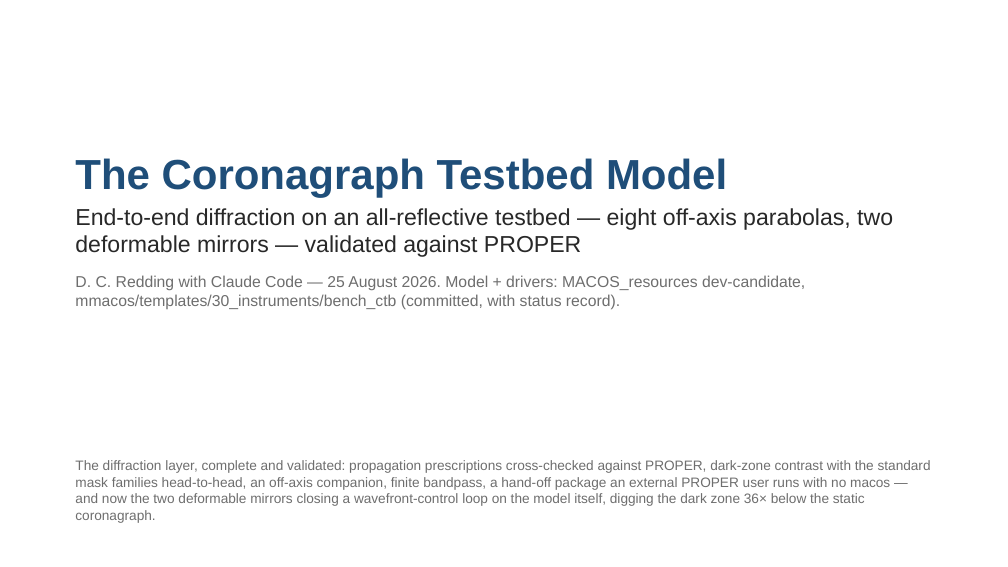
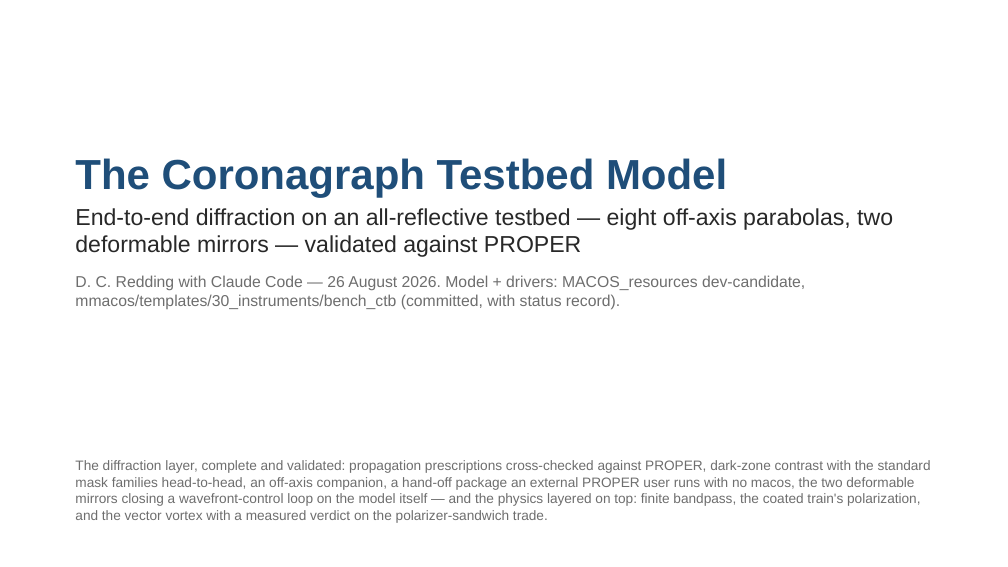
Before and after one commit to nasa-jpl/MACOS_resources, a slide deck: slide 1 of mmacos/templates/30_instruments/bench_ctb/deck_ctb.pptx. Drawn at 1008x567 pixels with LibreOffice and Linux fonts; fonts in the diff are those of the drawing. Boxes give left, top, right and bottom in pixels: in the first picture for what was removed or moved away, otherwise in the second. Text is boxed around its words. In the diff, an @@ line names an element or a change of style, - is before the commit and + after.

```diff
--- a/mmacos/templates/30_instruments/bench_ctb/deck_ctb.pptx
+++ b/mmacos/templates/30_instruments/bench_ctb/deck_ctb.pptx
@@ text at (x1=75, y1=275, x2=805, y2=309): text changed @@
-D. C. Redding with Claude Code — 25 August 2026. Model + drivers: MACOS_resources dev-candidate, mmacos/templates/30_instruments/bench_ctb (committed, with status record).
+D. C. Redding with Claude Code — 26 August 2026. Model + drivers: MACOS_resources dev-candidate, mmacos/templates/30_instruments/bench_ctb (committed, with status record).
@@ text at (x1=75, y1=460, x2=931, y2=523): text changed @@
-The diffraction layer, complete and validated: propagation prescriptions cross-checked against PROPER, dark-zone contrast with the standard mask families head-to-head, an off-axis companion, finite bandpass, a hand-off package an external PROPER user runs with no macos — and now the two deformable mirrors closing a wavefront-control loop on the model itself, digging the dark zone 36× below the static coronagraph.
+The diffraction layer, complete and validated: propagation prescriptions cross-checked against PROPER, dark-zone contrast with the standard mask families head-to-head, an off-axis companion, a hand-off package an external PROPER user runs with no macos, the two deformable mirrors closing a wavefront-control loop on the model itself — and the physics layered on top: finite bandpass, the coated train's polarization, and the vector vortex with a measured verdict on the polarizer-sandwich trade.
```
Also in this commit, not shown: 2 other slides changed, 1 slide added, 10 other files.
